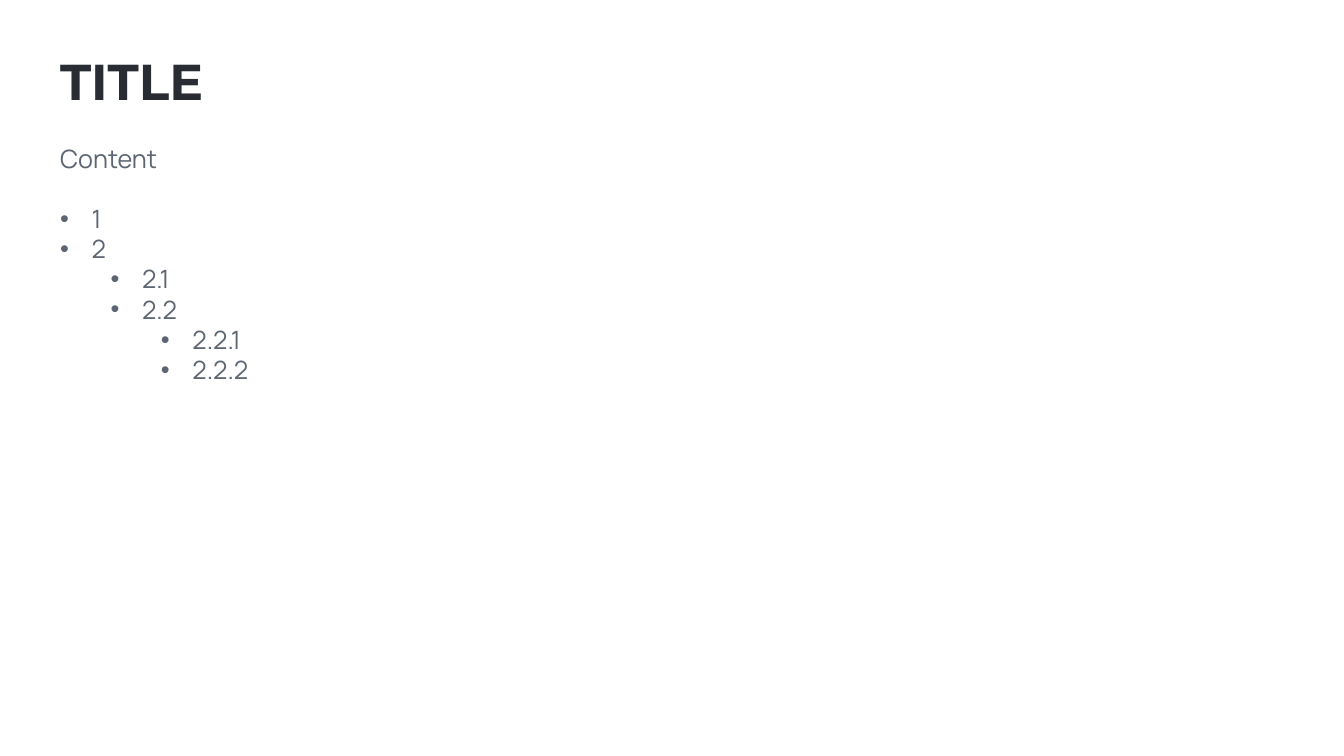
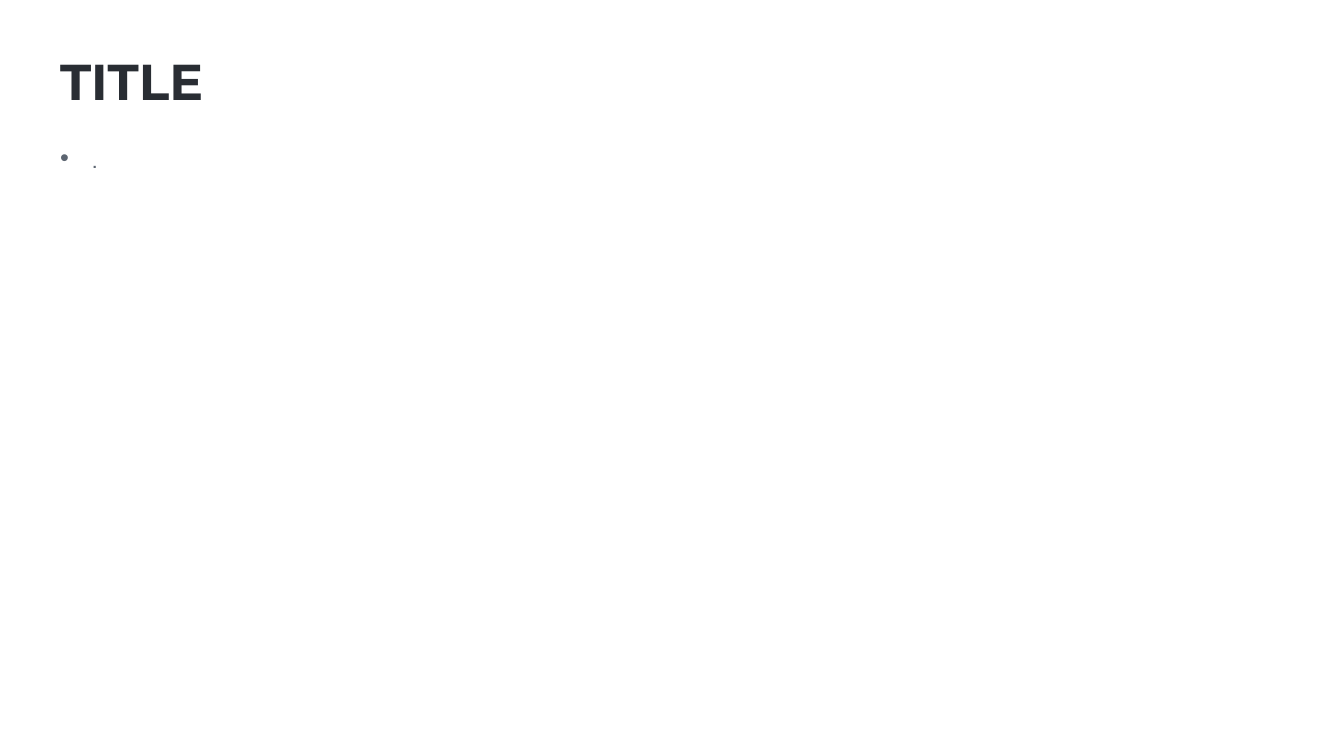
Before and after one commit to hikalkan/presentations, a slide deck: slide 2 of 2024-12-16 Dotnet Conference Italy/Multi-Tenancy-Dotnet-ABP.pptx. Drawn at 1344x756 pixels with LibreOffice and Linux fonts; fonts in the diff are those of the drawing; background and template pictures are left out. Boxes give left, top, right and bottom in pixels: in the first picture for what was removed or moved away, otherwise in the second. Text is boxed around its words. In the diff, an @@ line names an element or a change of style, - is before the commit and + after.

```diff
--- a/2024-12-16 Dotnet Conference Italy/Multi-Tenancy-Dotnet-ABP.pptx
+++ b/2024-12-16 Dotnet Conference Italy/Multi-Tenancy-Dotnet-ABP.pptx
@@ text at [60,149,248,379]: text changed @@
-Content
-• 1
-• 2
-  • 2.1
-  • 2.2
-    • 2.2.1
-    • 2.2.2
+• .
```
Also in this commit, not shown: 1 other slide changed, 16 slides added, 1 slide removed.
